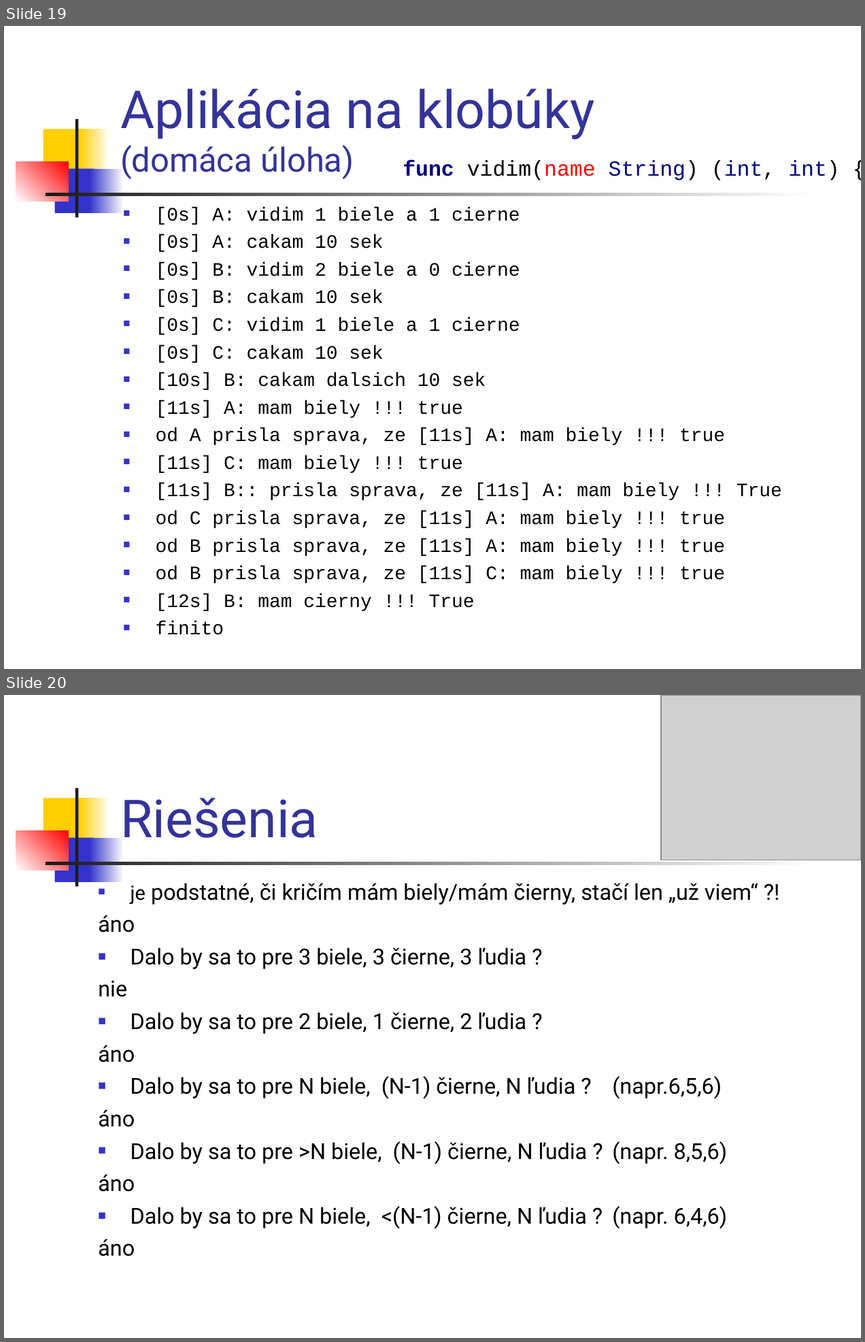
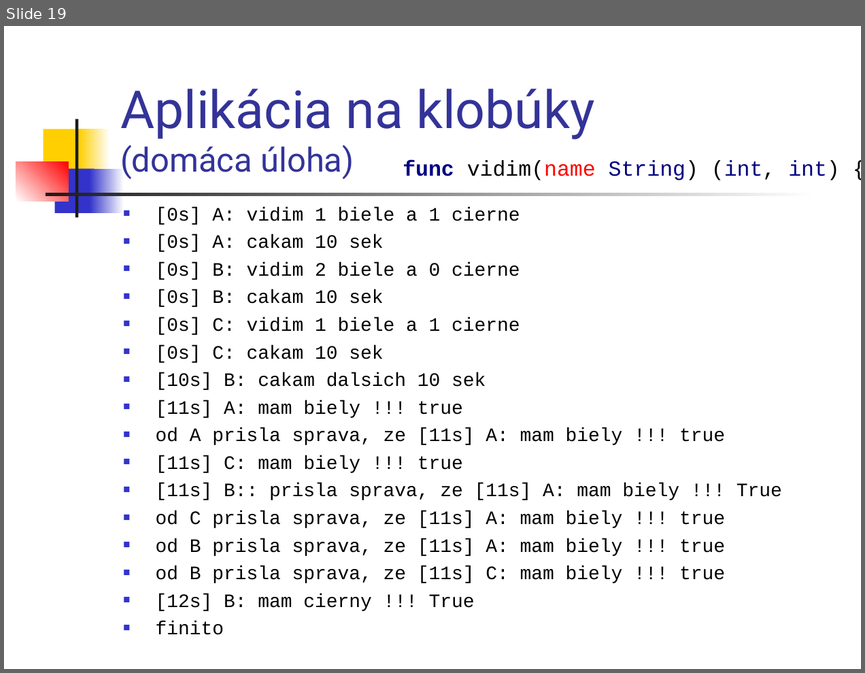
Before and after one commit to paradigmy/Prednasky, a slide deck: 04/klobuky.ppt. Shown one above the other, each under a label of ours: slides 19 and 20 before the commit, slide 19 after it. The pictures are 865x1342 and 865x673 pixels, drawn with LibreOffice and Linux fonts; fonts in the diff are those of the drawing; grey boxes stand for pictures. Boxes give left, top, right and bottom in pixels: in the first picture for what was removed or moved away, otherwise in the second. Text is boxed around its words. In the diff, an @@ line names an element or a change of style, - is before the commit and + after.

```diff
--- a/04/klobuky.ppt
+++ b/04/klobuky.ppt
@@ slide 20 removed at [4,695,861,1338], background #FFFFFF; not listed: 7 template elements that a slide beside it also shows @@
@@ picture removed at [661,695,861,860] @@
@@ title removed at [120,798,318,838] @@
-Riešenia
@@ text removed at [98,883,758,1256] @@
-■ je podstatné, či kričím mám biely/mám čierny, stačí len „už viem“ ?!
-áno
-■ Dalo by sa to pre 3 biele, 3 čierne, 3 ľudia ?
-nie
-■ Dalo by sa to pre 2 biele, 1 čierne, 2 ľudia ?
-áno
-■ Dalo by sa to pre N biele, (N-1) čierne, N ľudia ? (napr.6,5,6)
-áno
-■ Dalo by sa to pre >N biele, (N-1) čierne, N ľudia ? (napr. 8,5,6)
-áno
-■ Dalo by sa to pre N biele, <(N-1) čierne, N ľudia ? (napr. 6,4,6)
-áno
```
Also in this commit, not shown: 2 slides changed, 2 other files.
